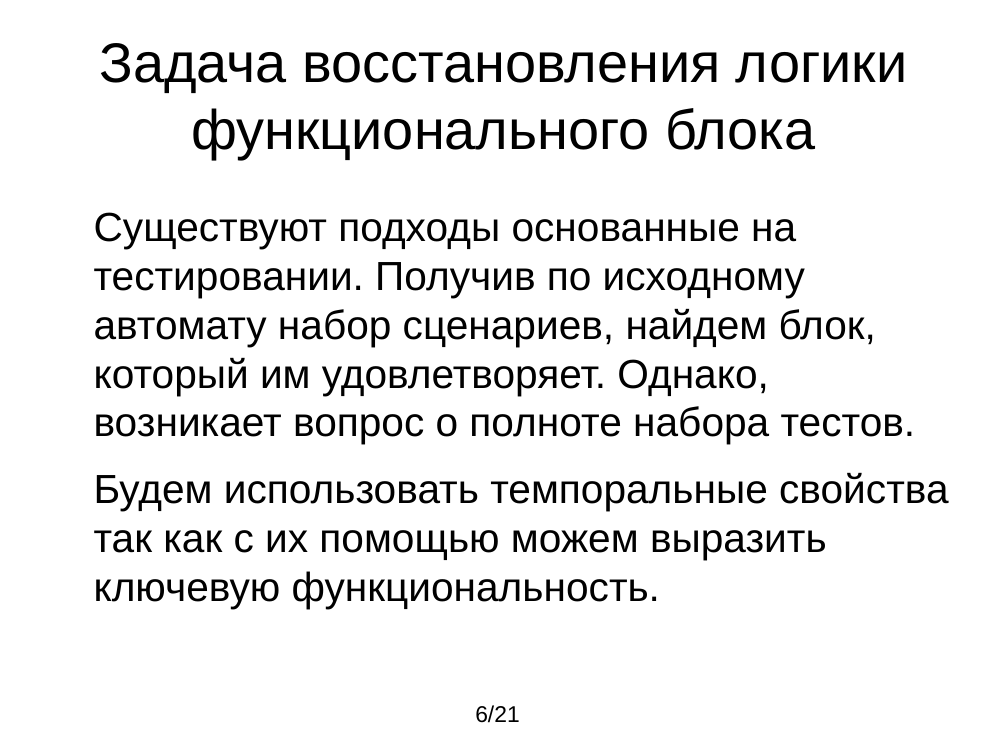
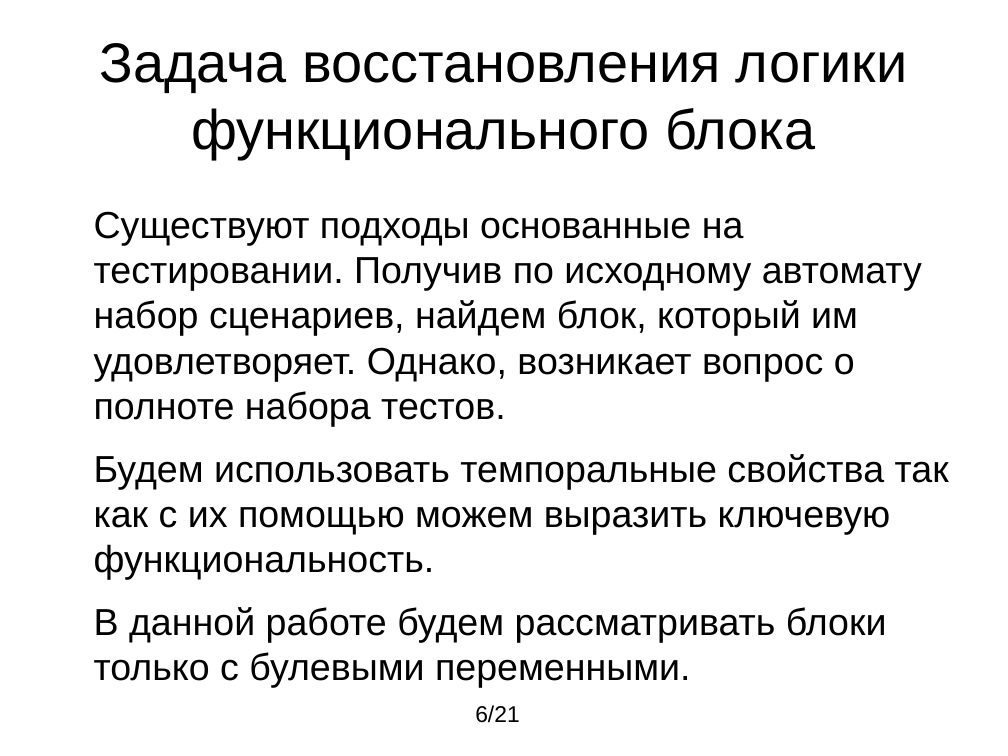
Before and after one commit to V1489Cygni/spec2fb, a slide deck: slide 6 of Presentation.odp. Drawn at 1008x756 pixels with LibreOffice and Linux fonts; fonts in the diff are those of the drawing. Boxes give left, top, right and bottom in pixels: in the first picture for what was removed or moved away, otherwise in the second. Text is boxed around its words. In the diff, an @@ line names an element or a change of style, - is before the commit and + after.

```diff
--- a/Presentation.odp
+++ b/Presentation.odp
@@ text at (94, 211, 949, 580): size 32 to 29.6 pt in "Существуют подходы основанные на тестировании. Получив по ...", "Будем использовать темпоральные свойства так как с ..." @@
@@ text at (94, 607, 887, 643): paragraph added @@
+В данной работе будем рассматривать блоки только с булевыми переменными.
```
Also in this commit, not shown: 1 other slide changed, 1 other file.
